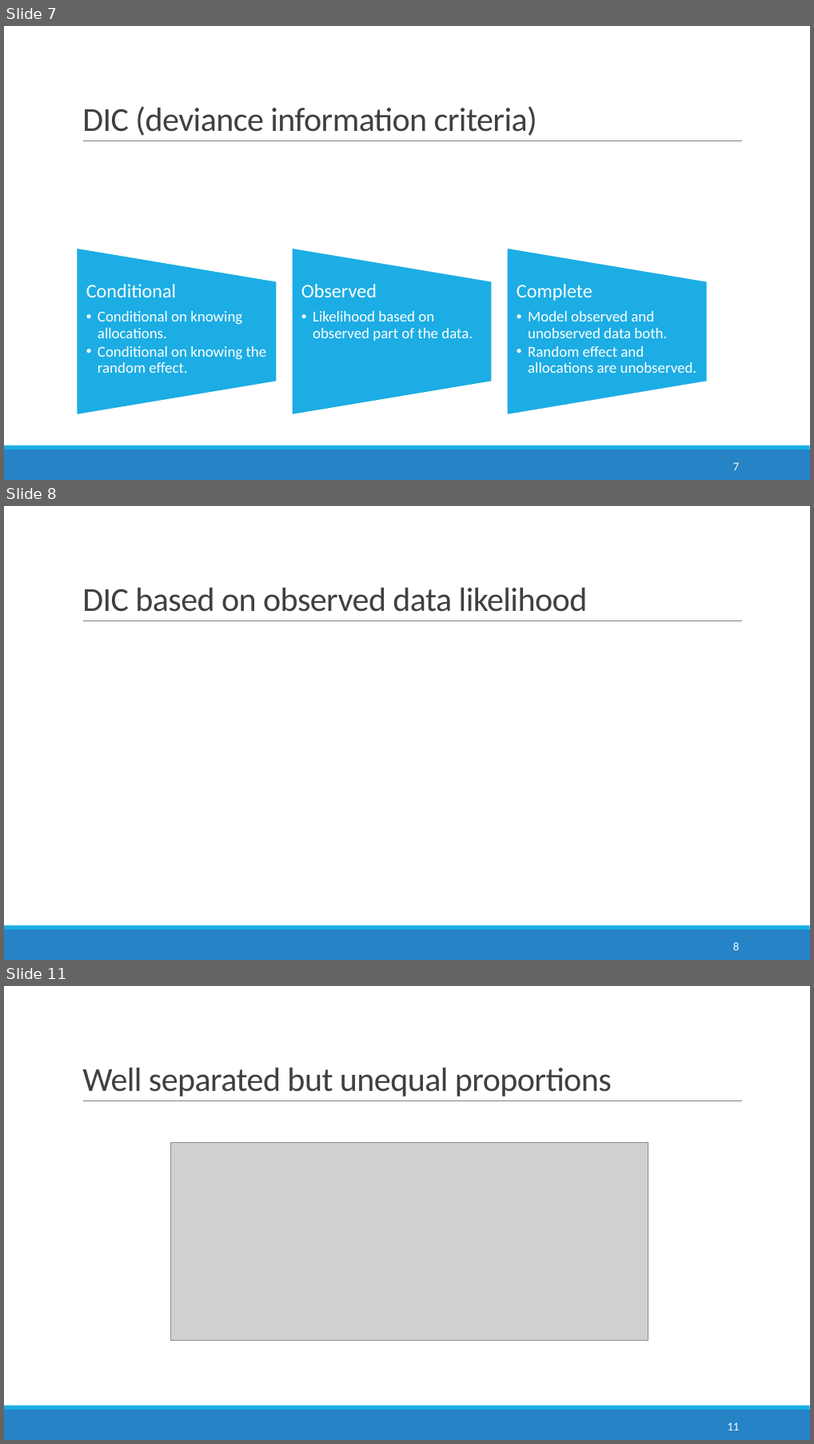
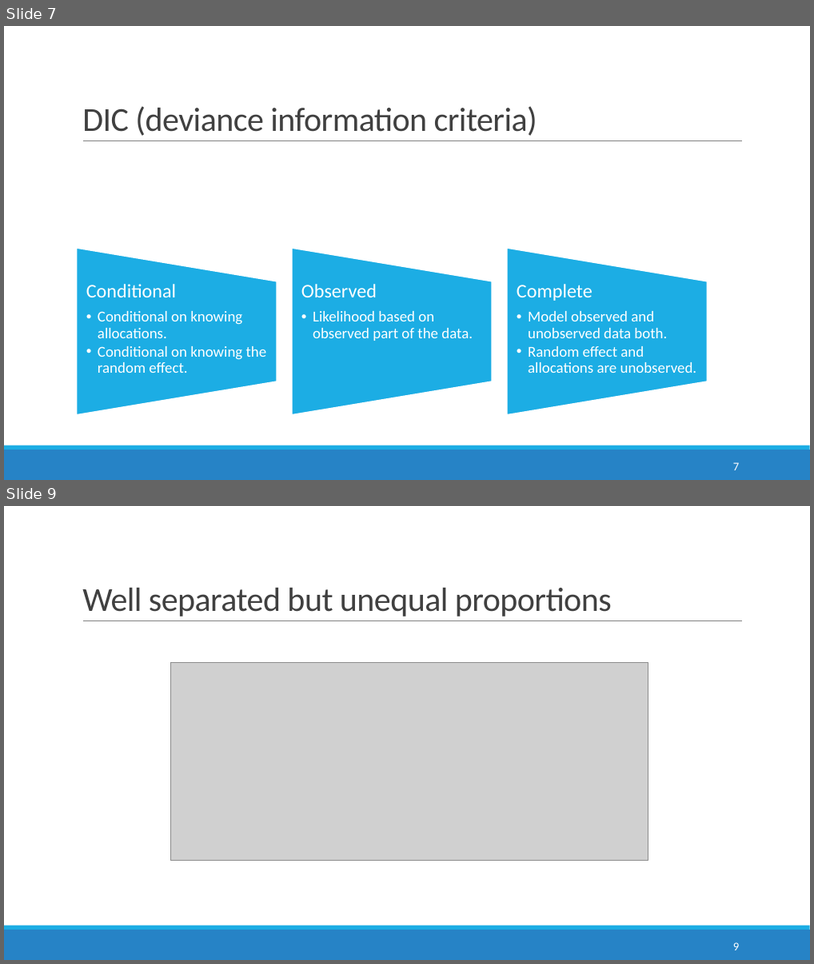
Before and after one commit to anirudhtomer/MScThesis, a slide deck: mid term presentation.pptx. Shown one above the other, each under a label of ours: slides 7, 8 and 11 before the commit, slides 7 and 9 after it; the slides between them are not shown. The pictures are 814x1444 and 814x964 pixels, drawn with LibreOffice and Linux fonts; fonts in the diff are those of the drawing; grey boxes stand for pictures; background and template pictures are left out. Boxes give left, top, right and bottom in pixels: in the first picture for what was removed or moved away, otherwise in the second. Text is boxed around its words. In the diff, an @@ line names an element or a change of style, - is before the commit and + after.

```diff
--- a/mid term presentation.pptx
+++ b/mid term presentation.pptx
@@ slide 8 removed at <box>4,506,810,960</box>, background #FFFFFF; not listed: 3 template elements that a slide beside it also shows @@
@@ title removed at <box>82,588,588,612</box> @@
-DIC based on observed data likelihood
@@ page number removed at <box>734,942,739,950</box> @@
-8
@@ what was slide 11 is now slide 9 @@
@@ page number at <box>734,942,739,950</box>: text changed @@
-11
+9
```
Also in this commit, not shown: 9 slides changed, 2 slides added, 3 other slides removed, 9 other files.
